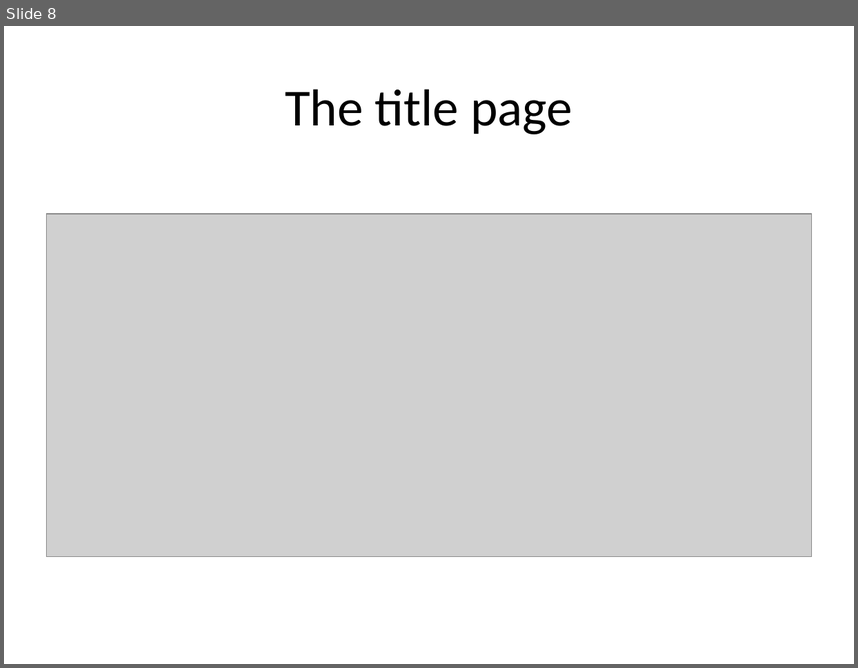
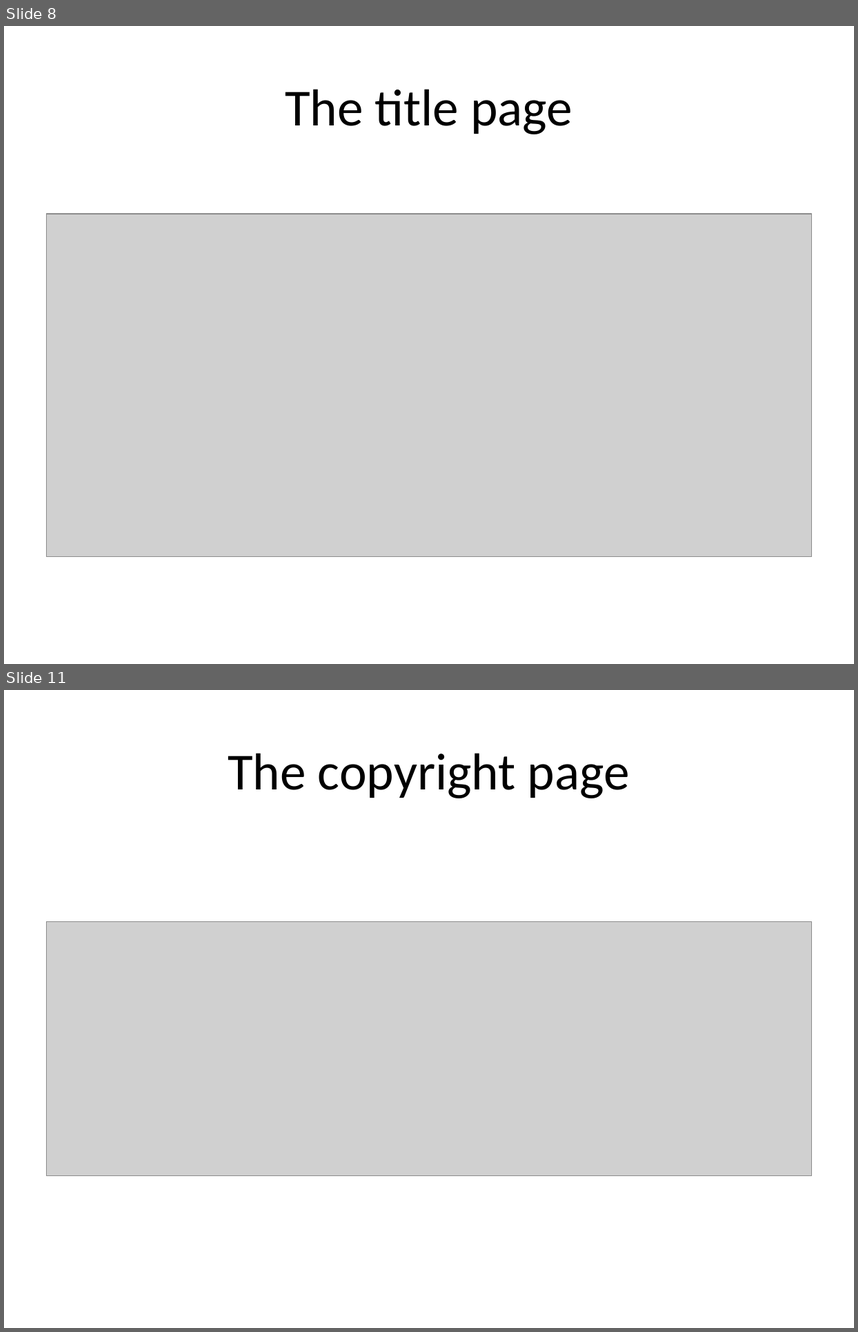
Before and after one commit to classes-medb/5510, a slide deck: src/video07-formatting-your-literature-review.pptx. Shown one above the other, each under a label of ours: slide 8 before the commit, slides 8 and 11 after it; the slides between them are not shown. The pictures are 858x668 and 858x1332 pixels, drawn with LibreOffice and Linux fonts; fonts in the diff are those of the drawing; grey boxes stand for pictures. Boxes give left, top, right and bottom in pixels: in the first picture for what was removed or moved away, otherwise in the second. Text is boxed around its words. In the diff, an @@ line names an element or a change of style, - is before the commit and + after.

Commit message:
Added copyright and contents page examples to module07

```diff
--- a/src/video07-formatting-your-literature-review.pptx
+++ b/src/video07-formatting-your-literature-review.pptx
@@ slide 11 added at [4, 690, 854, 1328], background #FFFFFF @@
@@ title added at [228, 753, 630, 798], 44 pt, text #000000 @@
+The copyright page
@@ picture added at [47, 921, 811, 1175] @@
```
Also in this commit, not shown: 8 other slides added, 6 other files.
